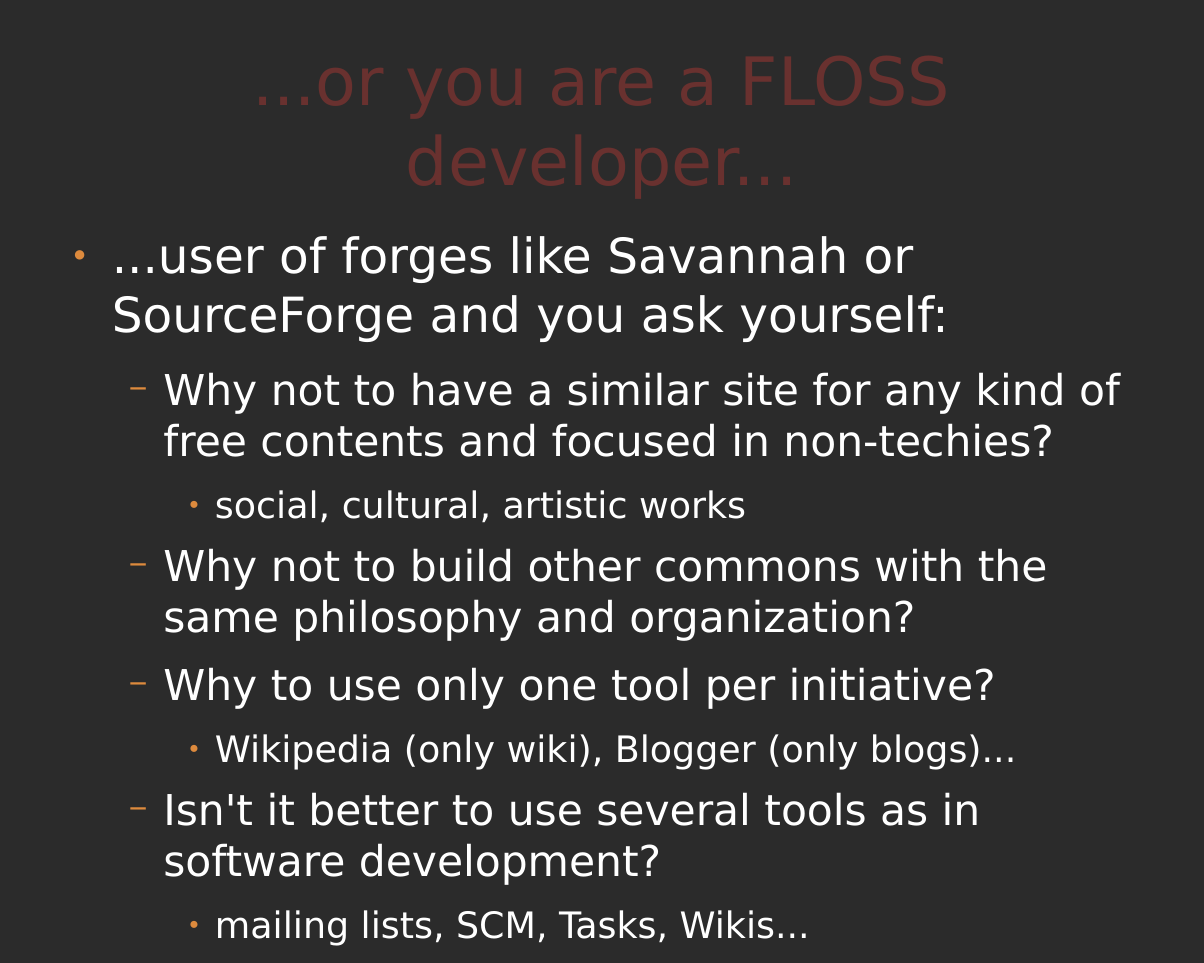
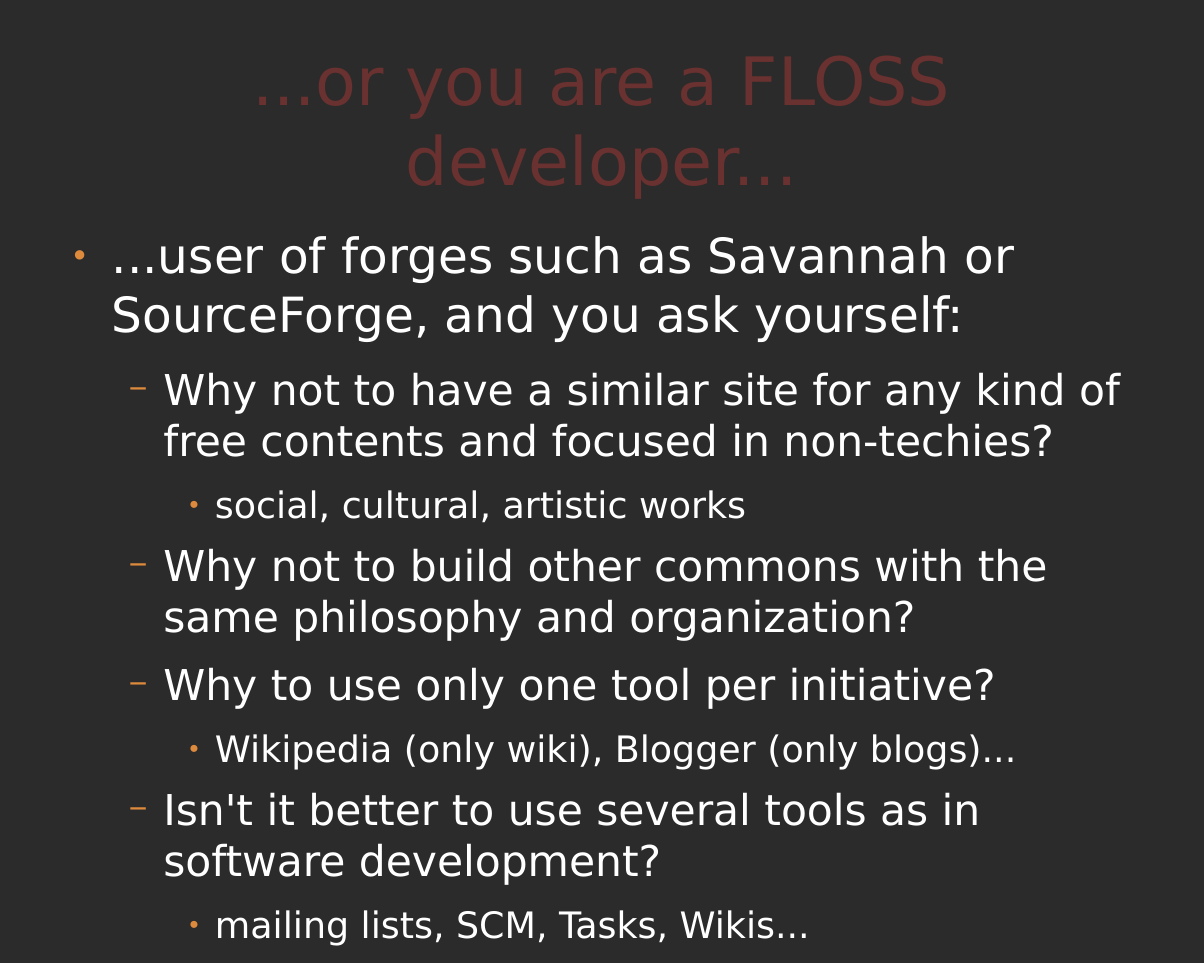
Before and after one commit to comunes/kune, a slide deck: slide 17 of doc/kune-ene-09.odp. Drawn at 1204x963 pixels with LibreOffice and Linux fonts; fonts in the diff are those of the drawing; background and template pictures are left out; a plain dark background stands for a picture behind light text. Boxes give left, top, right and bottom in pixels: in the first picture for what was removed or moved away, otherwise in the second. Text is boxed around its words. In the diff, an @@ line names an element or a change of style, - is before the commit and + after.

Commit message:
odp updated

```diff
--- a/doc/kune-ene-09.odp
+++ b/doc/kune-ene-09.odp
@@ text at bbox=[112, 236, 1014, 342]: text changed @@
-● ...user of forges like Savannah or SourceForge and you ask yourself:
+● ...user of forges such as Savannah or SourceForge, and you ask yourself:
```
Also in this commit, not shown: 1 other slide changed.
